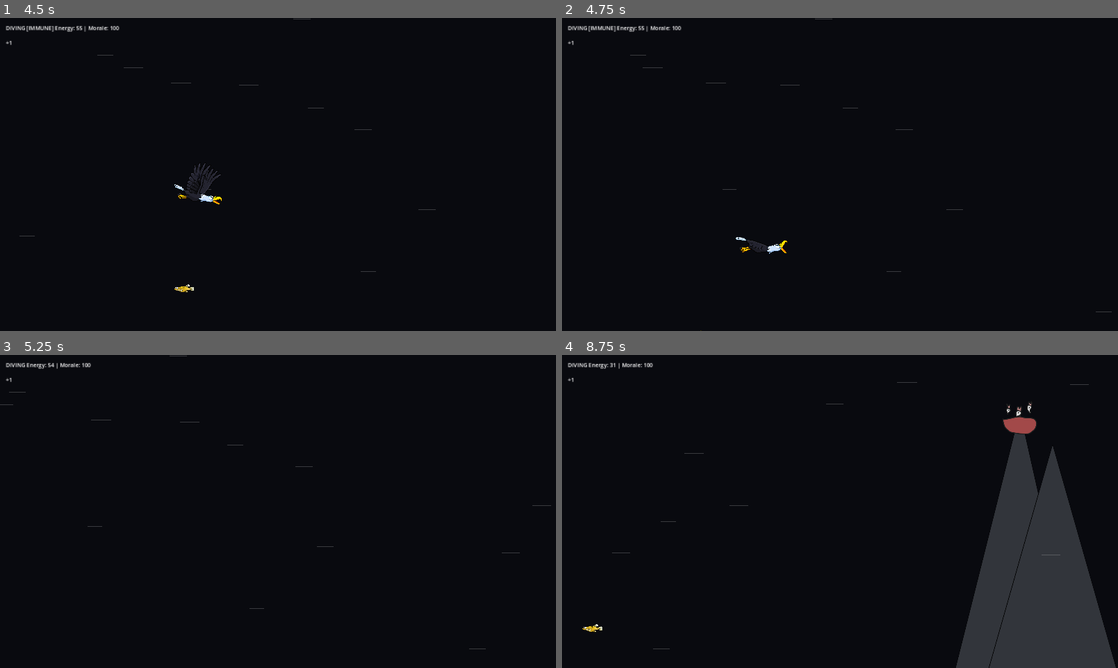
Above: before the commit, frames 1-4 (two rows, left to right).
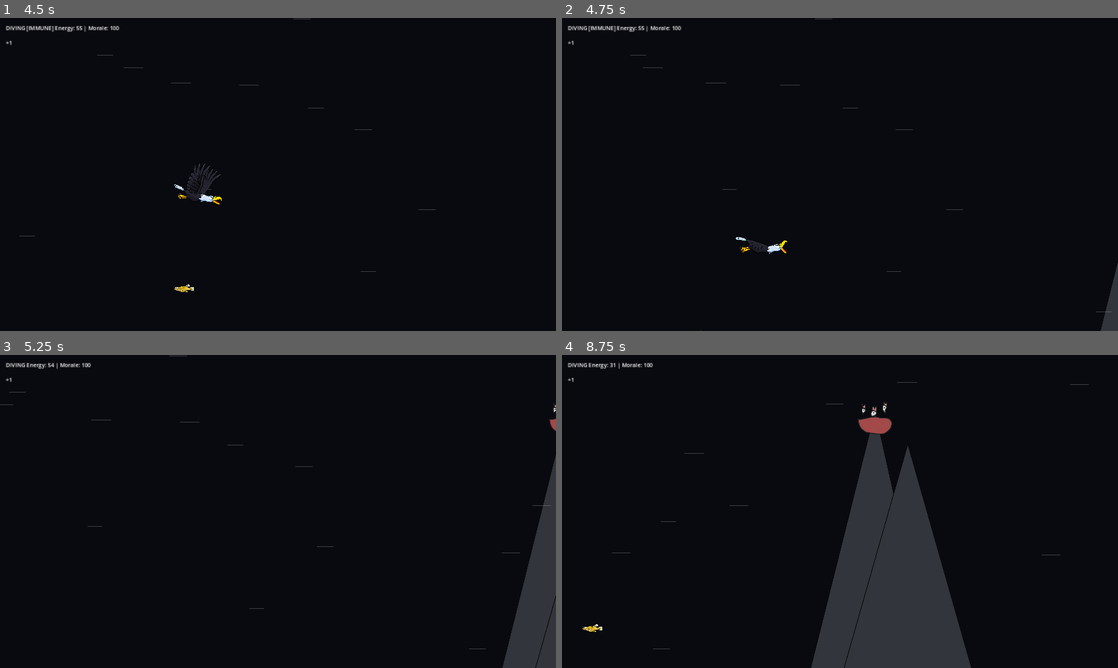
Above: after the commit, the same moments.

Repository: yakostro/eagle_game
Game: Godot game, scene res://Scenes/game.tscn
Same seed, same stepped clock (60 frames per second), same inputs: the game is played once before the commit and once after it.
Inputs:
- Up to frame 1 (4.5 s): hold Up (move_up) 0.53-1.28 s; tap F (drop_fish) at 0.6, 2.85 s; tap Space (ui_select) at 0.77, 1.07, 1.52, 1.82, 3.02, 3.32, 3.77, 4.07 s; tap T at 1.25, 3.5 s; hold Down (move_down) 1.28-2.03 s; tap E (eat_fish) at 1.35, 3.6 s; hold Up (move_up) 2.03-3.53 s; tap H (screech) at 2.1, 4.35 s; hold Down (move_down) from 3.53 s (still down)
- Up to frame 2 (4.75 s): keep holding Down (move_down); tap Space (ui_select) at 4.52 s
- Up to frame 3 (5.25 s): keep holding Down (move_down); tap Space (ui_select) at 4.82 s; tap F (drop_fish) at 5.1 s
- Up to frame 4 (8.75 s): release Down (move_down) at 5.78 s; hold Up (move_up) 5.78-8.03 s; tap E (eat_fish) at 5.85, 8.1 s; tap Space (ui_select) at 6.02, 6.32, 6.77, 7.07, 7.52, 7.82 s; tap T at 6.5 s; tap H (screech) at 6.6 s; tap F (drop_fish) at 7.35 s; hold Down (move_down) from 8.03 s (still down)

Frame 1 is identical in both runs. In frame 2, 0.3% of the frame differs, in the area x 96-100%, y 78-100%; in frame 3, 3.3%; in frame 4, 25%, in the area x 44-100%, y 15-100%.

Commit message:
refactored obstacles system. now it has base class and child classes so i can add more obstacles with different parameters

Diff:
--- a/Scenes/game.tscn
+++ b/Scenes/game.tscn
@@ -6,7 +6,7 @@
 [ext_resource type="Script" path="res://scripts/obstacle_spawner.gd" id="3_6m21n"]
 [ext_resource type="Texture2D" uid="uid://bq584cyumqstu" path="res://particles/wind_particle_3.png" id="3_yd0cu"]
 [ext_resource type="PackedScene" uid="uid://bnbjiu5ct08nt" path="res://scenes/fish.tscn" id="4_bafjl"]
-[ext_resource type="PackedScene" uid="uid://bwhm8l7k51rw0" path="res://scenes/mountain.tscn" id="4_yvdbw"]
+[ext_resource type="PackedScene" uid="uid://bwhm8l7k51rw0" path="res://scenes/obstacles/mountain.tscn" id="4_yvdbw"]
 [ext_resource type="Script" path="res://scripts/fish_spawner.gd" id="6_xt0y2"]
 
 [node name="Game" type="Node"]
@@ -26,7 +26,7 @@
 mountain_scene = ExtResource("4_yvdbw")
 nest_scene = ExtResource("1_gfvr7")
 eagle_reference = NodePath("../../Eagle")
-spawn_interval = 6.0
+spawn_interval = 4.0
 
 [node name="Eagle" parent="." instance=ExtResource("1_ek57t")]
 position = Vector2(755, 395)
--- /dev/null
+++ b/Scenes/obstacles/floating_island.tscn
@@ -0,0 +1,28 @@
+[gd_scene load_steps=4 format=3 uid="uid://cmo168tpbivbp"]
+
+[ext_resource type="Script" path="res://scripts/mountain.gd" id="1_oljsq"]
+[ext_resource type="Texture2D" uid="uid://c25nhkv4ldfam" path="res://sprites/floating_island.png" id="2_f8xwh"]
+
+[sub_resource type="CapsuleShape2D" id="CapsuleShape2D_8egms"]
+radius = 63.0
+height = 384.0
+
+[node name="Mountain" type="StaticBody2D"]
+z_index = -3
+collision_layer = 2
+collision_mask = 0
+script = ExtResource("1_oljsq")
+movement_speed = 250.0
+
+[node name="Sprite2D" type="Sprite2D" parent="."]
+texture = ExtResource("2_f8xwh")
+centered = false
+
+[node name="CollisionShape2D" type="CollisionShape2D" parent="."]
+position = Vector2(195, 69)
+rotation = 1.5708
+shape = SubResource("CapsuleShape2D_8egms")
+debug_color = Color(0.337255, 0.188235, 0.721569, 0.8)
+
+[node name="NestPlaceholder" type="Marker2D" parent="."]
+position = Vector2(245, 24)
--- a/Scenes/mountain.tscn
+++ b/Scenes/obstacles/mountain.tscn
@@ -5,7 +5,7 @@
 
 [sub_resource type="SegmentShape2D" id="SegmentShape2D_cwc11"]
 a = Vector2(-44, 0)
-b = Vector2(-214, 687)
+b = Vector2(-282, 962)
 
 [node name="Mountain" type="StaticBody2D"]
 z_index = -3
--- /dev/null
+++ b/Scenes/obstacles/stalactite.tscn
@@ -0,0 +1,28 @@
+[gd_scene load_steps=4 format=3 uid="uid://bwuudj6p2q8yl"]
+
+[ext_resource type="Script" path="res://scripts/mountain.gd" id="1_wwpc0"]
+[ext_resource type="Texture2D" uid="uid://i0t84ql5q1et" path="res://sprites/mountain.png" id="2_byfvu"]
+
+[sub_resource type="SegmentShape2D" id="SegmentShape2D_cwc11"]
+a = Vector2(-282, -7)
+b = Vector2(-43, 962)
+
+[node name="Mountain" type="StaticBody2D"]
+z_index = -3
+collision_layer = 2
+collision_mask = 0
+script = ExtResource("1_wwpc0")
+movement_speed = 250.0
+
+[node name="Sprite2D" type="Sprite2D" parent="."]
+texture = ExtResource("2_byfvu")
+centered = false
+flip_v = true
+
+[node name="CollisionShape2D" type="CollisionShape2D" parent="."]
+position = Vector2(288, 3)
+shape = SubResource("SegmentShape2D_cwc11")
+debug_color = Color(0.337255, 0.188235, 0.721569, 0.8)
+
+[node name="NestPlaceholder" type="Marker2D" parent="."]
+position = Vector2(245, 25)
--- a/scripts/nest.gd
+++ b/scripts/nest.gd
@@ -8,8 +8,8 @@
 	FED
 }
 
-@export var moral_points_gain: int = 10  # Points gained when feeding nest
-@export var moral_points_loss: int = 5   # Points lost when nest goes off-screen
+@export var moral_points_gain: int = 15  # Points gained when feeding nest
+@export var moral_points_loss: int = 10   # Points lost when nest goes off-screen
 
 var current_state: NestState = NestState.HUNGRY
 var animation_player: AnimatedSprite2D
Binary file added: sprites/floating_island.png
Not shown, added: sprites/floating_island.png.import
Not shown, changed: GDD.md
